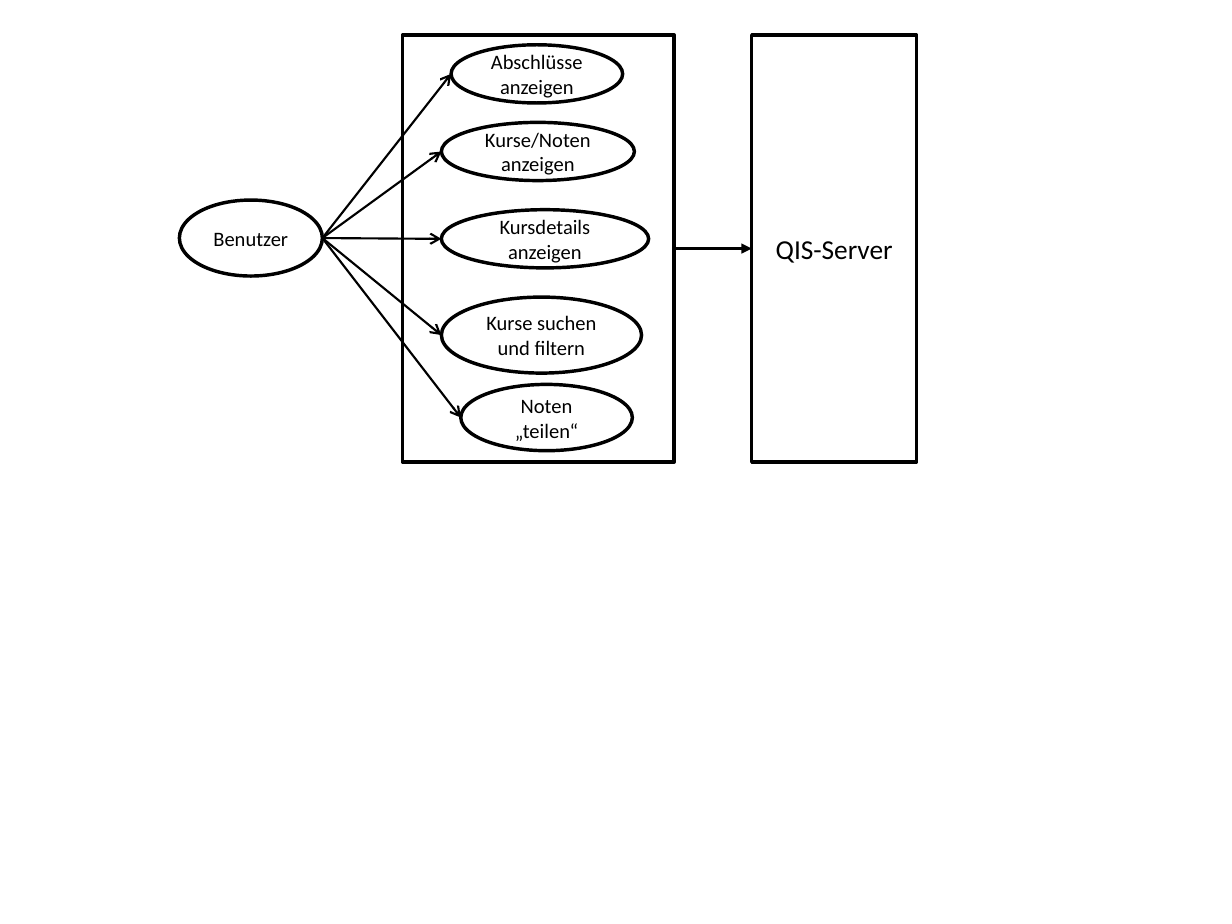
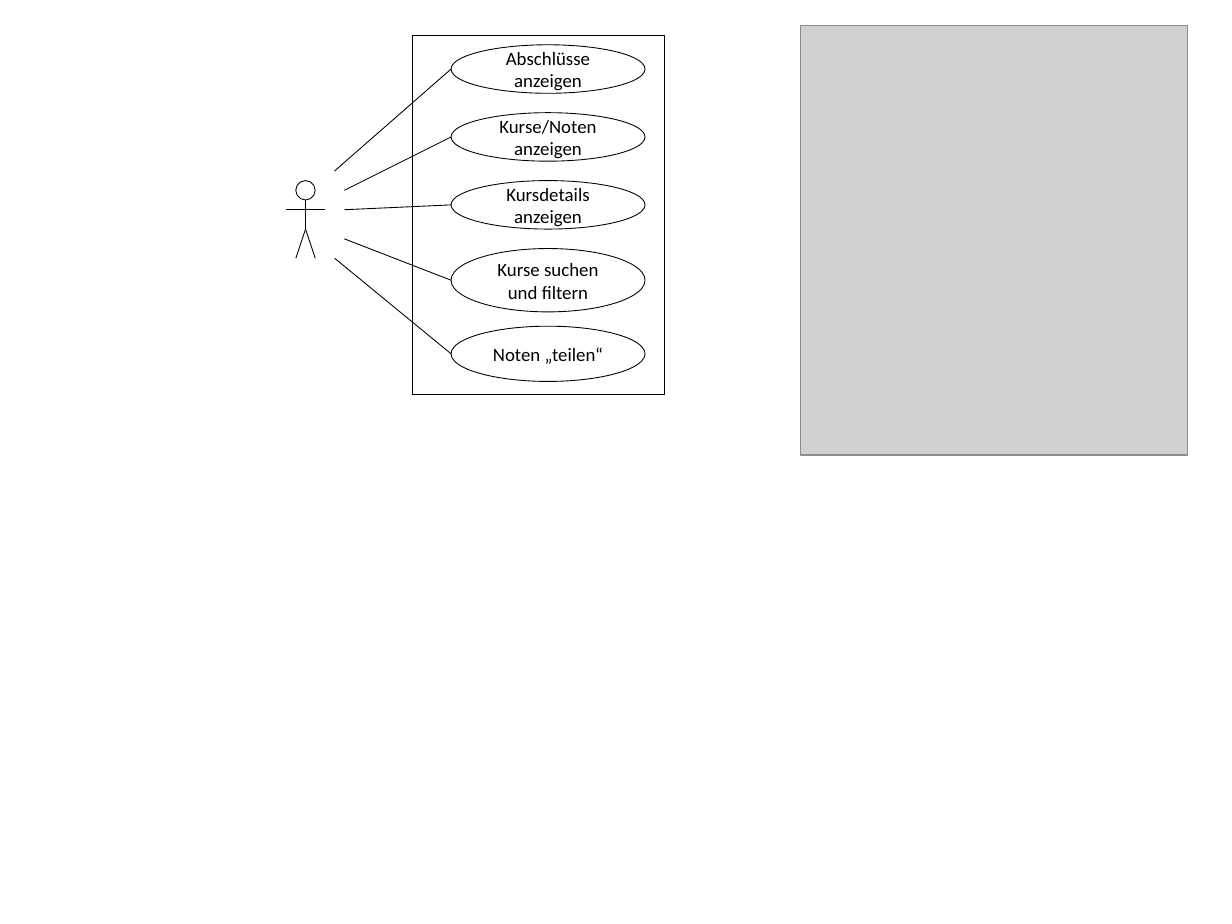
Before and after one commit to n0rf/htwg-grade-app, a slide deck: slide 4 of docs/notenapp.pptx. Drawn at 1232x924 pixels with LibreOffice and Linux fonts; fonts in the diff are those of the drawing; grey boxes stand for pictures. Boxes give left, top, right and bottom in pixels: in the first picture for what was removed or moved away, otherwise in the second. Text is boxed around its words. In the diff, an @@ line names an element or a change of style, - is before the commit and + after.

```diff
--- a/docs/notenapp.pptx
+++ b/docs/notenapp.pptx
@@ picture added at <box>801,26,1188,456</box> @@
@@ rectangle: place and size @@
-rectangle at <box>403,36,674,462</box>
+rectangle at <box>413,36,665,394</box>
@@ rectangle at <box>413,36,665,394</box>: outline #000000 2 pt to #000000 0.5 pt @@
@@ ellipse "Abschlüsse anzeigen": place and size @@
-ellipse "Abschlüsse anzeigen" at <box>451,44,622,102</box>
+ellipse "Abschlüsse anzeigen" at <box>451,44,644,92</box>
@@ rectangle removed at <box>752,36,917,462</box> @@
-QIS-Server
@@ arrow moved from (323, 238) - (451, 74) to (335, 171) - (451, 69) @@
@@ arrow (335, 171) - (451, 69): arrow to line; stroke #000000 1.25 pt to #000000 0.5 pt @@
@@ ellipse "Kurse/Noten anzeigen": place and size @@
-ellipse "Kurse/Noten anzeigen" at <box>441,122,634,180</box>
+ellipse "Kurse/Noten anzeigen" at <box>451,113,644,161</box>
@@ arrow moved from (323, 238) - (441, 152) to (345, 191) - (451, 137) @@
@@ arrow (345, 191) - (451, 137): arrow to line; stroke #000000 1.25 pt to #000000 0.5 pt @@
@@ ellipse removed at <box>180,200,323,276</box> @@
-Benutzer
@@ line added from (286, 209) to (325, 209), #000000 0.5 pt @@
@@ ellipse added at <box>296,181,315,201</box>, outline #000000 0.5 pt @@
@@ line added from (306, 200) to (306, 229), #000000 0.5 pt @@
@@ arrow moved from (323, 238) - (441, 239) to (345, 209) - (451, 205) @@
@@ arrow (345, 209) - (451, 205): arrow to line; stroke #000000 1.25 pt to #000000 0.5 pt @@
@@ ellipse "Kursdetails anzeigen": place and size @@
-ellipse "Kursdetails anzeigen" at <box>441,209,648,267</box>
+ellipse "Kursdetails anzeigen" at <box>451,181,644,229</box>
@@ line added from (306, 229) to (296, 259), #000000 0.5 pt @@
@@ line added from (306, 229) to (315, 259), #000000 0.5 pt @@
@@ arrow moved from (323, 238) - (441, 335) to (345, 239) - (451, 280) @@
@@ arrow (345, 239) - (451, 280): arrow to line; stroke #000000 1.25 pt to #000000 0.5 pt @@
@@ arrow moved from (323, 238) - (461, 418) to (335, 259) - (451, 354) @@
@@ arrow (335, 259) - (451, 354): arrow to line; stroke #000000 1.25 pt to #000000 0.5 pt @@
@@ ellipse "Kurse suchen und filtern": place and size @@
-ellipse "Kurse suchen und filtern" at <box>441,297,641,373</box>
+ellipse "Kurse suchen und filtern" at <box>451,249,644,312</box>
@@ arrow removed from (674, 249) to (752, 249) @@
@@ size 12 to 11 pt; outline #000000 2 pt to #000000 0.5 pt in 5 elements at <box>451,113,644,161</box>, <box>451,44,644,92</box>, <box>451,181,644,229</box>, <box>451,249,644,312</box>, <box>451,326,644,382</box> @@
@@ ellipse "Noten „teilen“": place and size @@
-ellipse "Noten „teilen“" at <box>461,384,632,451</box>
+ellipse "Noten „teilen“" at <box>451,326,644,382</box>
```
Also in this commit, not shown: 1 other file.
